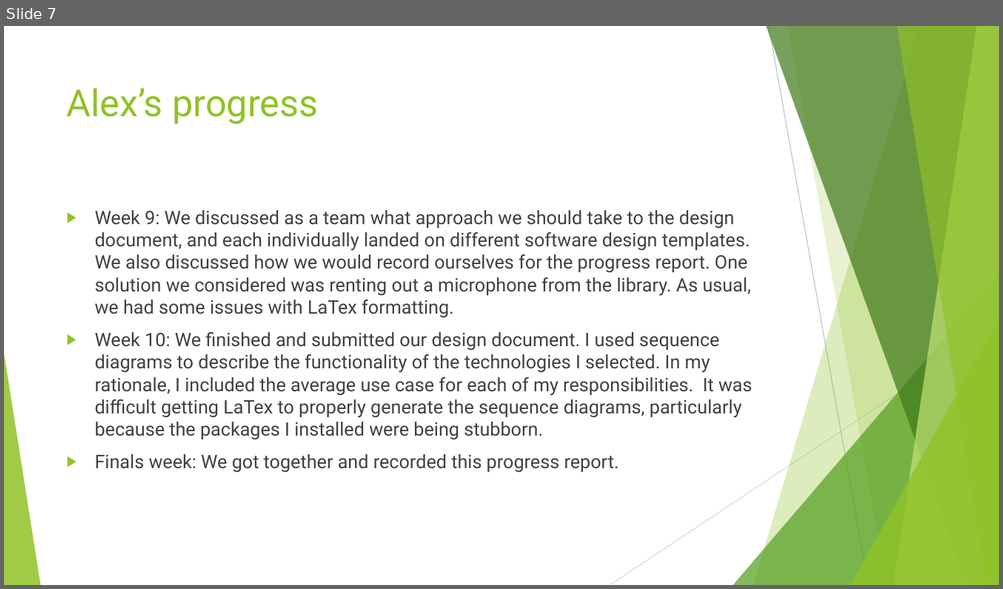
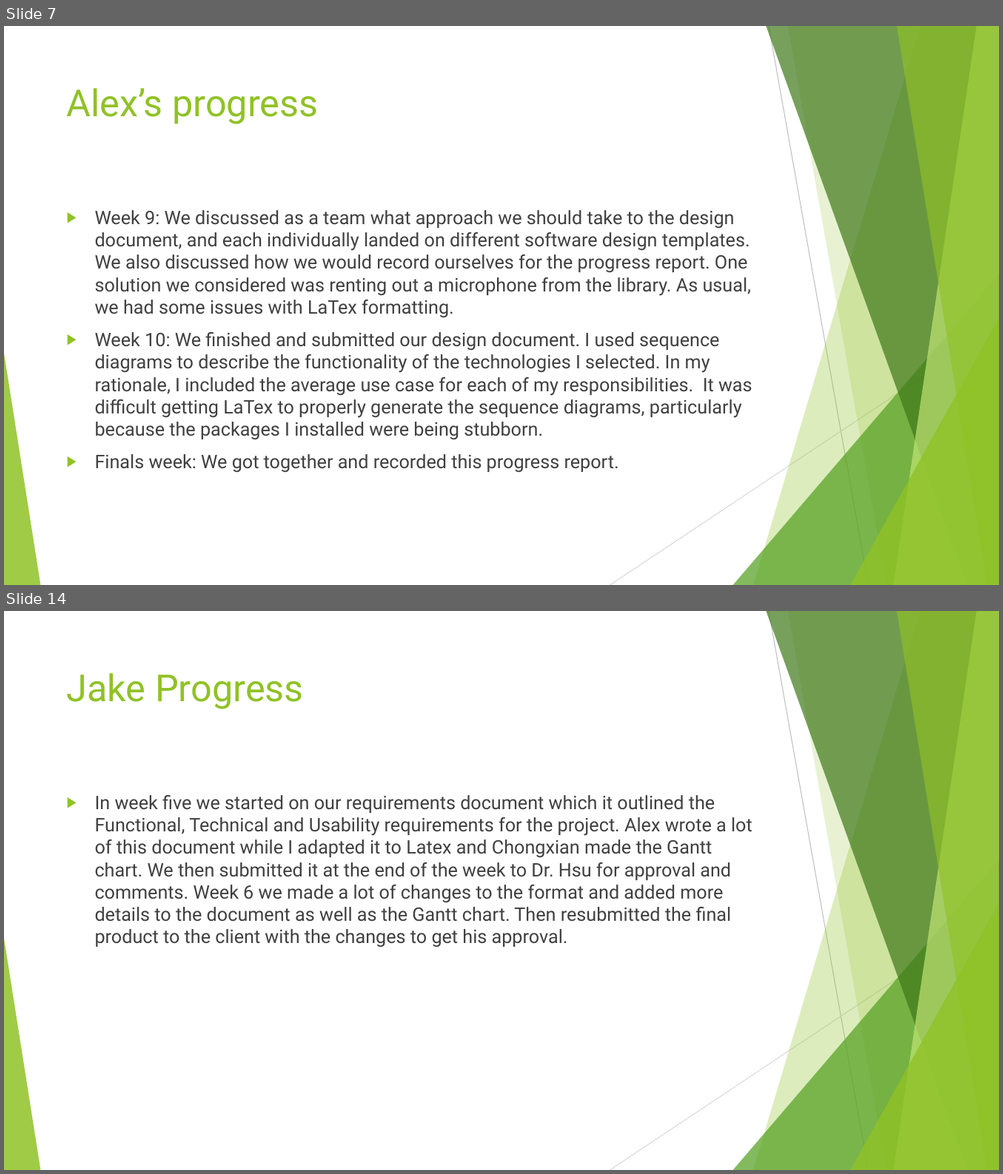
Before and after one commit to AlexDCraig/senior-capstone-project, a slide deck: progressreport/progressreport.pptx. Shown one above the other, each under a label of ours: slide 7 before the commit, slides 7 and 14 after it; the slides between them are not shown. The pictures are 1003x589 and 1003x1174 pixels, drawn with LibreOffice and Linux fonts; fonts in the diff are those of the drawing. Boxes give left, top, right and bottom in pixels: in the first picture for what was removed or moved away, otherwise in the second. Text is boxed around its words. In the diff, an @@ line names an element or a change of style, - is before the commit and + after.

```diff
--- a/progressreport/progressreport.pptx
+++ b/progressreport/progressreport.pptx
@@ slide 14 added at box(4, 611, 999, 1170), background #FFFFFF; not listed: 10 template elements that a slide beside it also shows @@
@@ title added at box(67, 673, 304, 709), 36 pt, text #90C226 @@
+Jake Progress
@@ text added at box(95, 795, 752, 948), 18 pt, text #404040 @@
+▶ In week five we started on our requirements document which it outlined the Functional, Technical and Usability requirements for the project. Alex wrote a lot of this document while I adapted it to Latex and Chongxian made the Gantt chart. We then submitted it at the end of the week to Dr. Hsu for approval and comments. Week 6 we made a lot of changes to the format and added more details to the document as well as the Gantt chart. Then resubmitted the final product to the client with the changes to get his approval.
```
Also in this commit, not shown: 1 slide changed, 7 other slides added, 1 other file.
